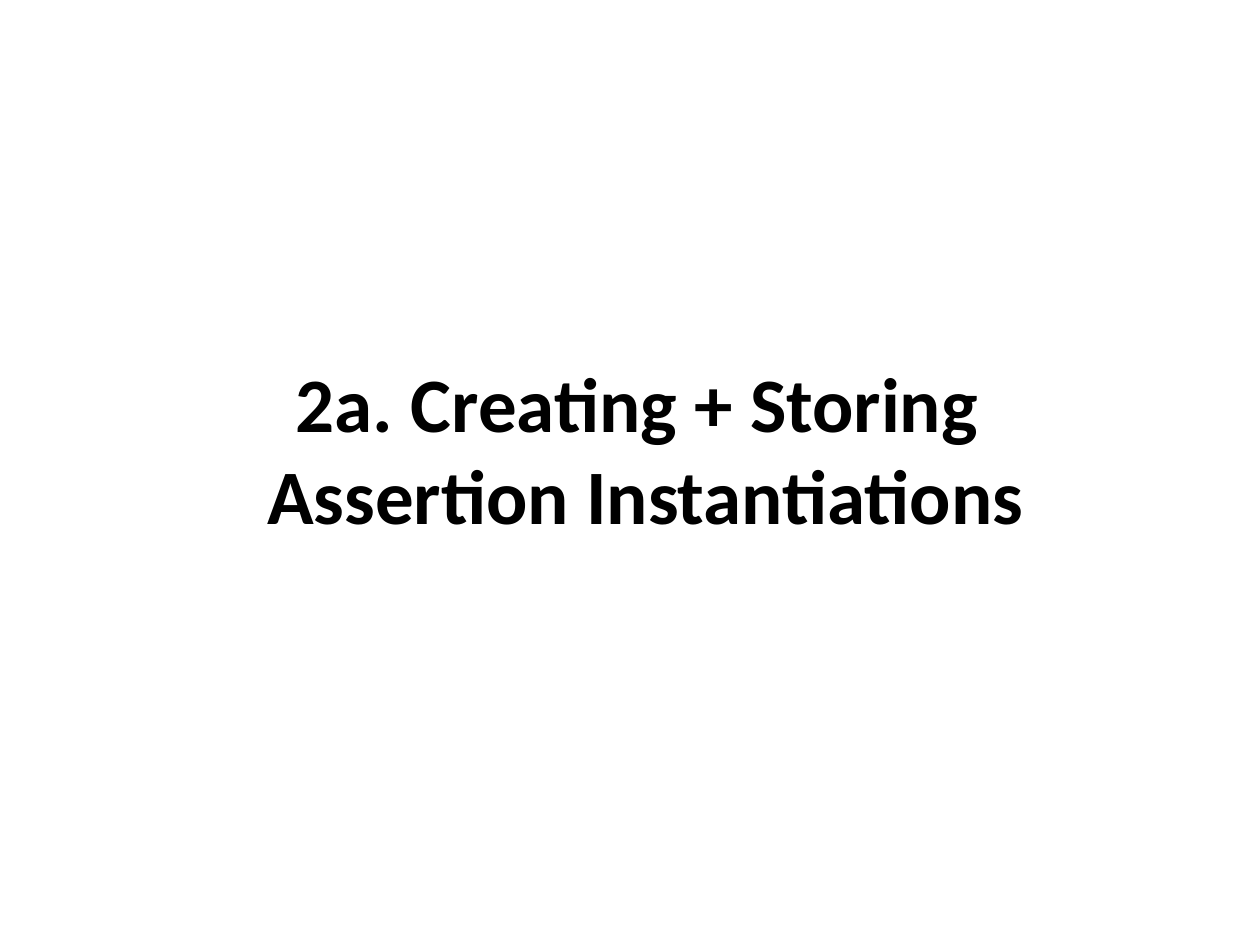
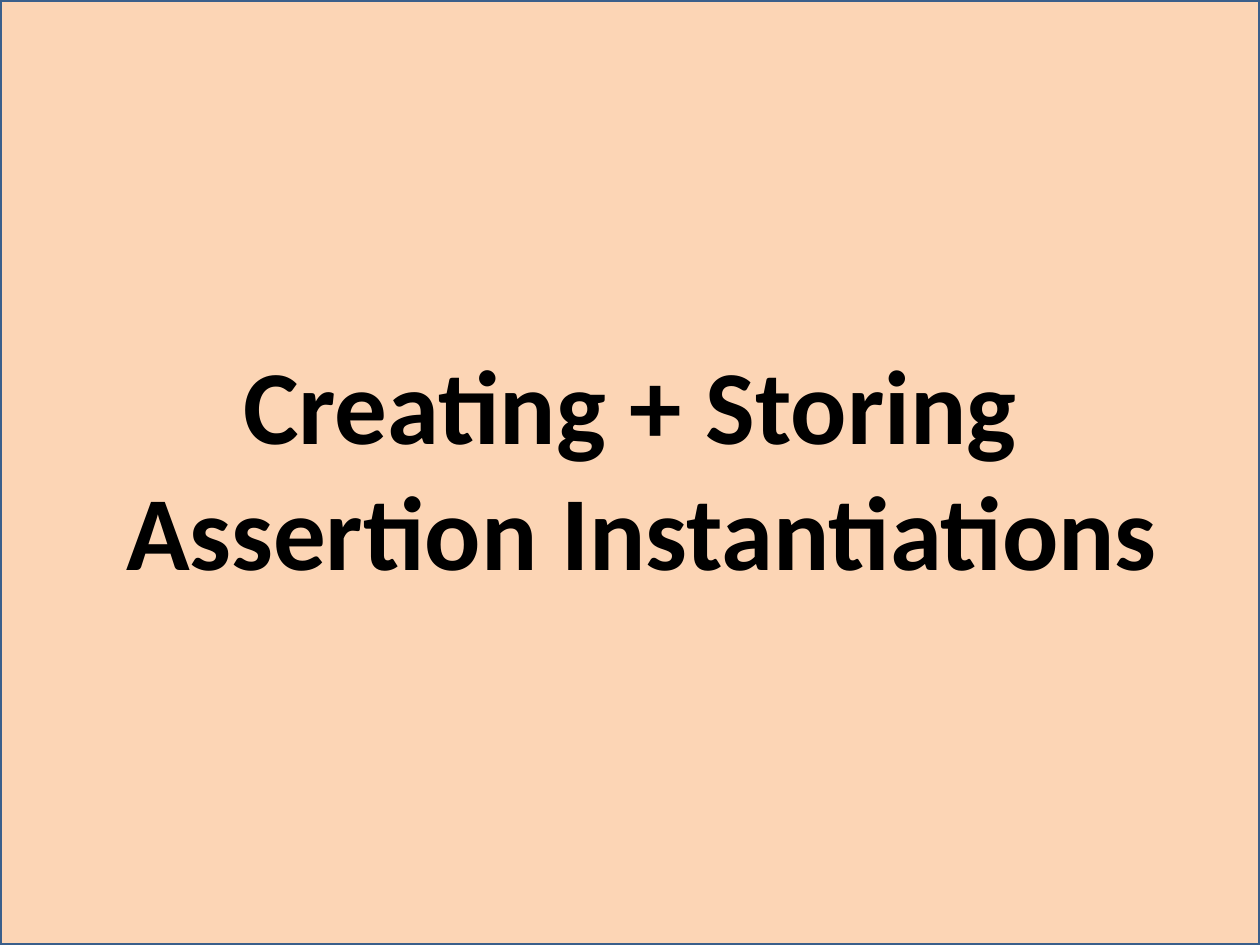
Before and after one commit to colin-puleston/mekon-hobo, a slide deck: slide 26 of docs/MEKON-HOBO Introductory Tutorial.pptx (slide 25 before the commit). Drawn at 1260x945 pixels with LibreOffice and Linux fonts; fonts in the diff are those of the drawing. Boxes give left, top, right and bottom in pixels: in the first picture for what was removed or moved away, otherwise in the second. Text is boxed around its words. In the diff, an @@ line names an element or a change of style, - is before the commit and + after.

```diff
--- a/docs/MEKON-HOBO Introductory Tutorial.pptx
+++ b/docs/MEKON-HOBO Introductory Tutorial.pptx
@@ rectangle added at [0,0,1260,945], fill #FCD5B5, outline #3A5F8C 2 pt @@
@@ title at [126,370,1157,571]: text changed; size 44 to 60 pt @@
-    2a. Creating + Storing
-    Assertion Instantiations
+    Creating + Storing
+    Assertion Instantiations
```
Also in this commit, not shown: 28 other slides changed, 1 slide added.
